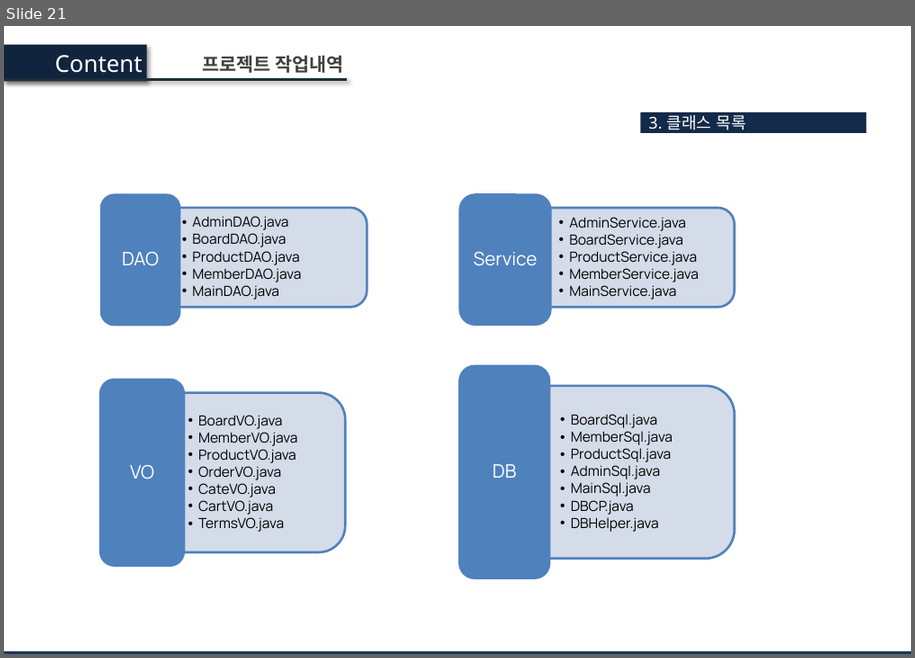
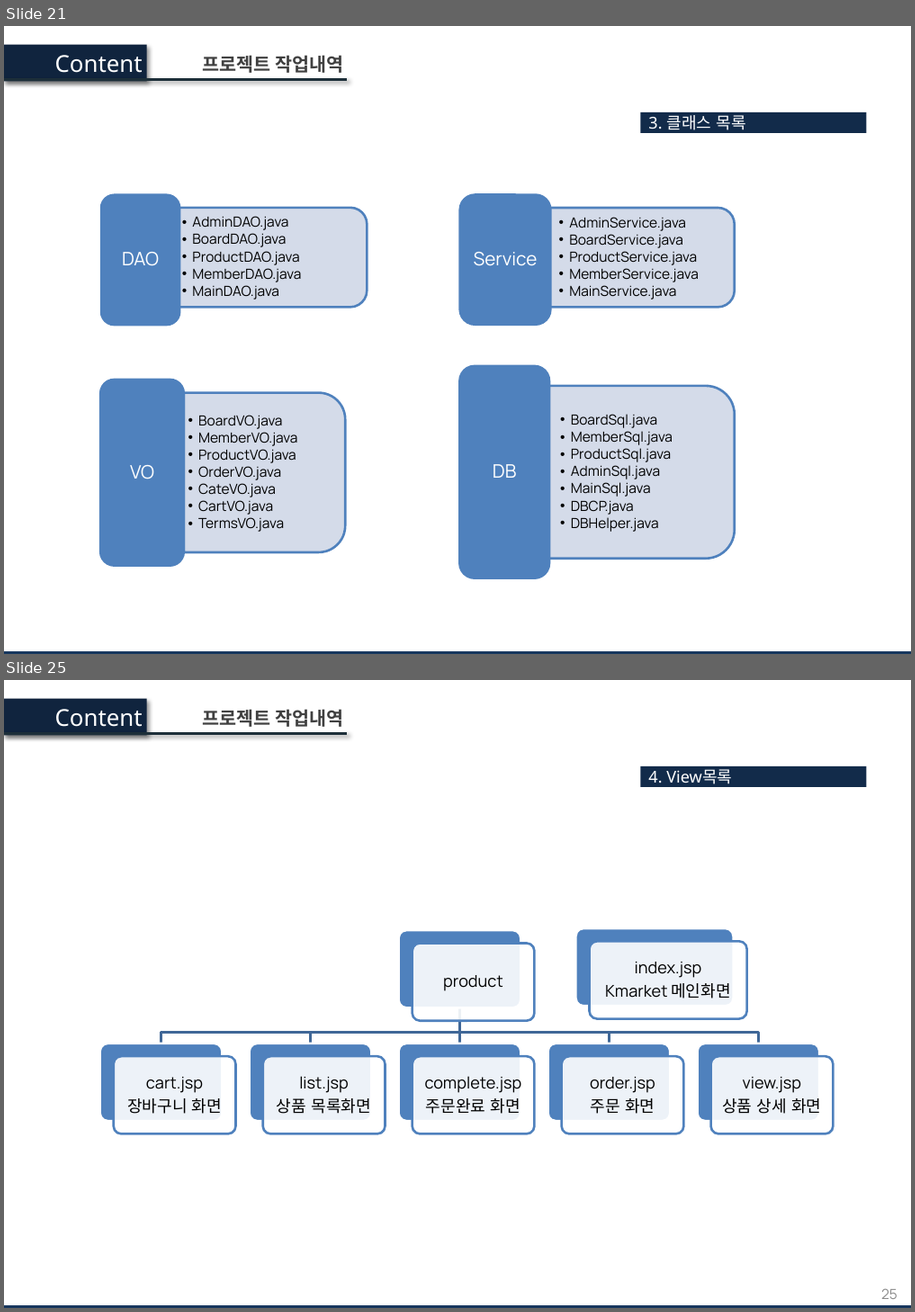
Before and after one commit to Haseonj/Kmarket, a slide deck: Kmarket 프로젝트 발표보고서.pptx. Shown one above the other, each under a label of ours: slide 21 before the commit, slides 21 and 25 after it; the slides between them are not shown. The pictures are 915x658 and 915x1312 pixels, drawn with LibreOffice and Linux fonts; fonts in the diff are those of the drawing; background and template pictures are left out. Boxes give left, top, right and bottom in pixels: in the first picture for what was removed or moved away, otherwise in the second. Text is boxed around its words. In the diff, an @@ line names an element or a change of style, - is before the commit and + after.

```diff
--- a/Kmarket 프로젝트 발표보고서.pptx
+++ b/Kmarket 프로젝트 발표보고서.pptx
@@ slide 25 added at [4, 680, 911, 1308], background picture (left out); not listed: 1 template element that a slide beside it also shows @@
@@ rectangle added at [4, 698, 146, 735], fill #0F243E @@
@@ text added at [55, 709, 143, 727], 20 pt, text gradient #FFFFFF to #E6E6E6 @@
+Content
@@ text added at [202, 709, 344, 727], 16 pt, text gradient #404040 to #000000, bold @@
+프로젝트 작업내역
@@ line added from (4, 734) to (348, 734), #1D2F39 2.25 pt @@
@@ rectangle added at [52, 785, 867, 1263], fill #FFFFFF at 31% opacity @@
@@ rectangle added at [640, 766, 867, 787], fill #122B4A, 14 pt, text #FFFFFF @@
+4. View목록
@@ group added at [100, 928, 833, 1134]: 14 rounded rectangles, 7 texts, 5 freeform shapes @@
+product
+cart.jsp
+장바구니 화면
+list.jsp
+상품 목록화면
+complete.jsp
+주문완료 화면
+order.jsp
+주문 화면
+view.jsp
+상품 상세 화면
+index.jsp
+Kmarket 메인화면
@@ page number added at [882, 1288, 898, 1299], 12 pt, text #8C8C8C @@
+25
```
Also in this commit, not shown: 1 slide changed, 2 other slides added.
